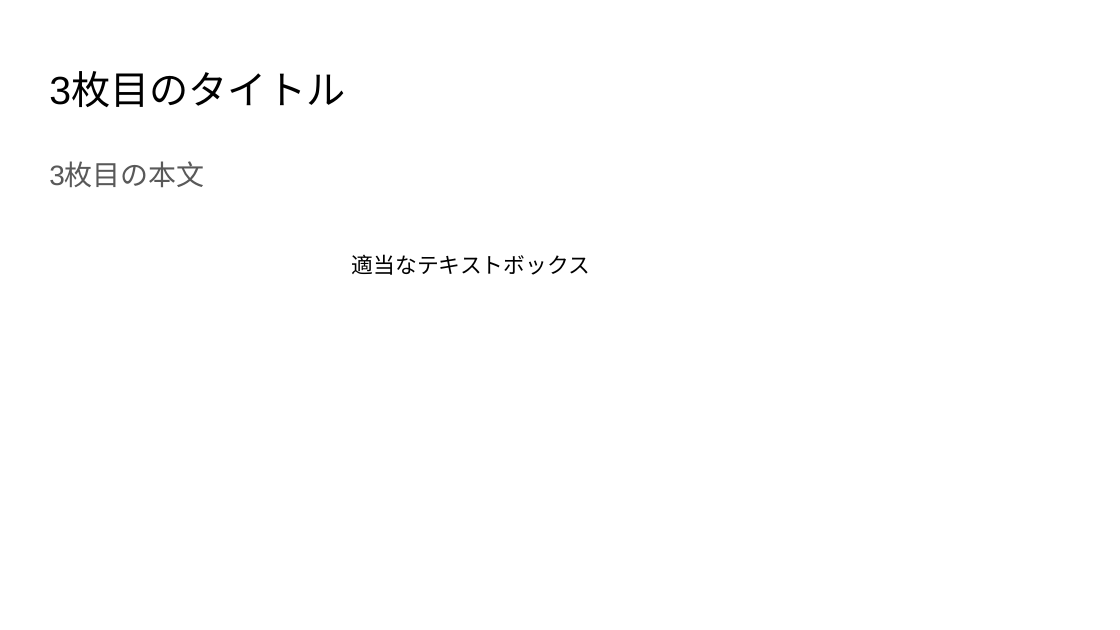
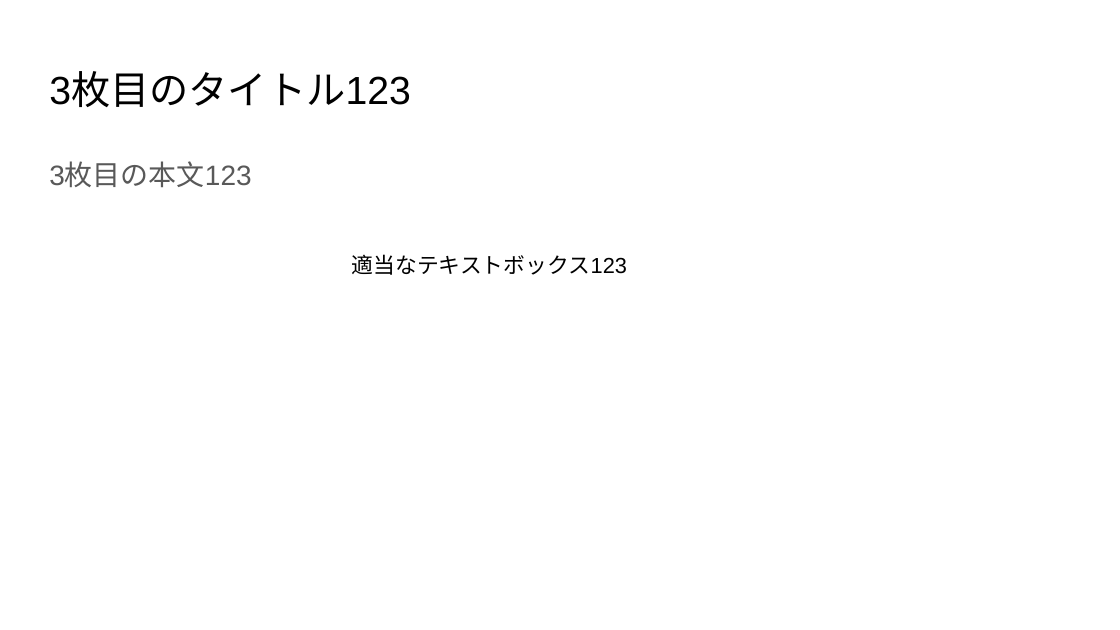
Before and after one commit to smtrdev/php-ooxml-get-text, a slide deck: slide 3 of test.pptx. Drawn at 1120x630 pixels with LibreOffice and Linux fonts; fonts in the diff are those of the drawing. Boxes give left, top, right and bottom in pixels: in the first picture for what was removed or moved away, otherwise in the second. Text is boxed around its words. In the diff, an @@ line names an element or a change of style, - is before the commit and + after.

```diff
--- a/test.pptx
+++ b/test.pptx
@@ title at (49,73,411,107): text changed @@
-3枚目のタイトル
+3枚目のタイトル123
@@ text at (49,163,251,187): text changed @@
-3枚目の本文
+3枚目の本文123
@@ text at (352,254,627,275): text changed @@
-適当なテキストボックス
+適当なテキストボックス123
```
Also in this commit, not shown: 1 other slide changed, 1 slide added, 1 slide removed.
